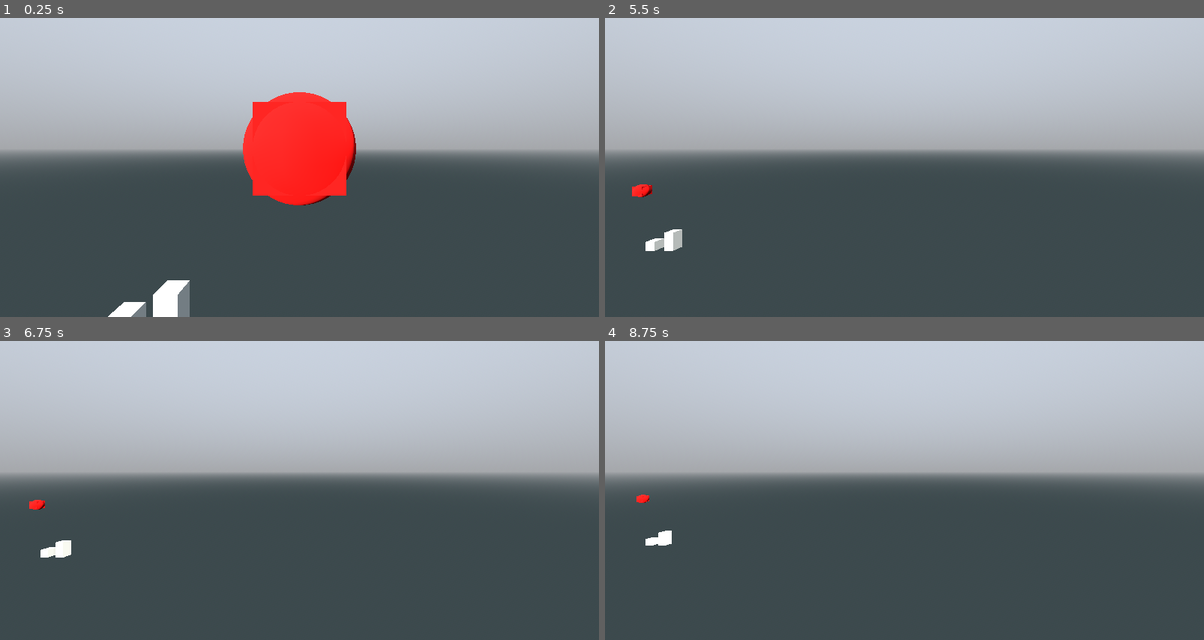
Above: before the commit, frames 1-4 (two rows, left to right).
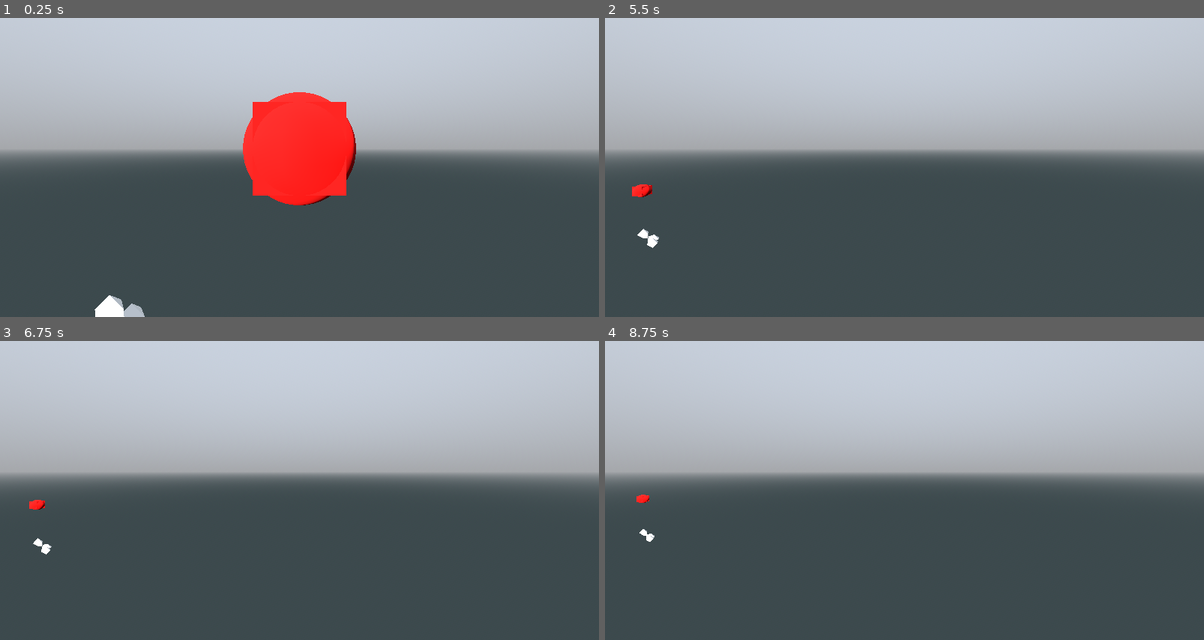
Above: after the commit, the same moments.

Repository: pixerhp/Hatchetflair
Game: Godot game, scene res://topscenes/gameplay_topscene.tscn
Two runs of this game, one before a commit and one after it. Both use one fixed random seed, a clock stepped at 60 frames per second and the inputs below.
Inputs (mouse positions are in pixels of both pictures, inside the frame that each line leads up to):
- Up to frame 1 (0.25 s): no input
- Up to frame 2 (5.5 s): tap Enter at 0.5, 2, 3.5 s; move the mouse to (1036, 131) at 0.52 s; hold D (move_right) 0.53-1.28 s; hold Shift (speed_faster) 0.53-1.28 s; click (1036, 131) at 0.67 s; tap Space (move_jump_up) at 1.25, 2.75, 4.25 s; move the mouse to (784, 164) at 1.27 s; hold S (move_backwards) 1.28-2.03 s; tap Ctrl (speed_slower) at 1.35, 2.85, 4.35 s; move the mouse to (964, 74) at 2.02 s; hold D (move_right) 2.03-2.78 s; hold Shift (speed_faster) 2.03-2.78 s; move the mouse to (874, 215) at 2.77 s; hold W (move_forwards) 2.78-3.53 s; click (874, 215) at 2.92 s; move the mouse to (1084, 200) at 3.52 s; hold Shift (speed_faster) 3.53-4.28 s; hold A (move_left) 3.53-5.03 s; move the mouse to (724, 98) at 4.27 s; move the mouse to (934, 149) at 5.02 s; hold S (move_backwards) from 5.03 s (still down); hold Shift (speed_faster) from 5.03 s (still down); click (934, 149) at 5.17 s
- Up to frame 3 (6.75 s): move the mouse to (209, 388) at 5.77 s; release S (move_backwards) at 5.78 s; release Shift (speed_faster) at 5.78 s; hold D (move_right) 5.78-6.53 s; tap Ctrl (speed_slower) at 5.85 s; move the mouse to (431, 454) at 6.52 s; hold W (move_forwards) from 6.53 s (still down); hold Shift (speed_faster) from 6.53 s (still down)
- Up to frame 4 (8.75 s): move the mouse to (784, 487) at 7.27 s; release W (move_forwards) at 7.28 s; release Shift (speed_faster) at 7.28 s; hold D (move_right) 7.28-8.03 s; tap Ctrl (speed_slower) at 7.35 s; click (784, 487) at 7.42 s; move the mouse to (964, 397) at 8.02 s; hold S (move_backwards) from 8.03 s (still down); hold Shift (speed_faster) from 8.03 s (still down)

The runs differ from the first frame. In frame 1, 1.1% of the frame differs, in the area x 15-32%, y 87-100%; in frame 2, 0.3%; in frame 3, 0.2%; in frame 4, 0.2%.

Commit message:
Add more march_ang pattern data
(This next hexagon combination is causing many problems...)

Diff:
--- a/scripts/autoloaded/tchunks_utils.gd
+++ b/scripts/autoloaded/tchunks_utils.gd
@@ -102,6 +102,11 @@
 	Vector3(0,0.5,0), Vector3(0,0,0.5),
 	# Volume center-point: (18)
 	Vector3(0,0,0),
+	# 8-section center-points: (19-26)
+	Vector3(-0.25,-0.25,-0.25), Vector3(0.25,-0.25,-0.25),
+	Vector3(-0.25,0.25,-0.25), Vector3(0.25,0.25,-0.25),
+	Vector3(-0.25,-0.25,0.25), Vector3(0.25,-0.25,0.25),
+	Vector3(-0.25,0.25,0.25), Vector3(0.25,0.25,0.25),
 ])
 
 var ts_march_ang_patt_inds: Array = [
@@ -111,10 +116,10 @@
 	[[0,12,4, 4,12,1], [], [], [3,12,7, 7,12,2], [], [], [], []],
 	[[0,1,4], [], [], [], [], [], [], [11,7,10]],
 
-	[[], [], [], [], [], [], [], []],
-	[[], [], [], [], [], [], [], []],
-	[[], [], [], [], [], [], [], []],
-	[[], [], [], [], [], [], [], []],
+	[[18,14,4, 18,4,13], [18,13,5, 18,5,2], [18,3,6, 18,6,14], [18,2,3], [], [], [], []],
+	[[14,3,13, 14,13,12, 14,12,1], [13,5,2, 13,2,12], [], [], [], [], [11,14,6, 11,9,14], []],
+	[[4,0,14, 19,0,12, 19,12,1, 19,1,14], [], [], [2,7,12, 22,7,16, 22,16,3, 22,3,12], [], [], [11,9,16, 25,9,14, 25,14,6, 25,6,16], []],
+	[[4,13,14, 18,14,13], [13,5,18, 15,18,5], [14,18,6, 16,6,18], [18,15,16, 7,16,15], [], [], [], []],
 	[[], [], [], [], [], [], [], []],
 
 	[[], [], [], [], [], [], [], []],
--- a/scripts/tchunks_manager.gd
+++ b/scripts/tchunks_manager.gd
@@ -213,9 +213,9 @@
 	var test_chunk: TChunk = TChunk.new()
 	test_chunk.tile_shapes.fill(TILE_SHAPE.EMPTY)
 	#test_chunk.randomize_tiles()
-	test_chunk.tile_shapes[0] = TILE_SHAPE.TESS_CUBE
-	test_chunk.tile_shapes[2] = TILE_SHAPE.TESS_CUBE
-	test_chunk.tile_shapes[18] = TILE_SHAPE.TESS_CUBE
+	test_chunk.tile_shapes[273] = TILE_SHAPE.MARCH_ANG
+	test_chunk.tile_shapes[530] = TILE_SHAPE.MARCH_ANG
+	test_chunk.tile_shapes[545] = TILE_SHAPE.MARCH_ANG
 
 	#test_chunk.tile_shapes[test_chunk.tile_shapes.size() - 1] = TILE_SHAPE.MARCH_ANG
 
